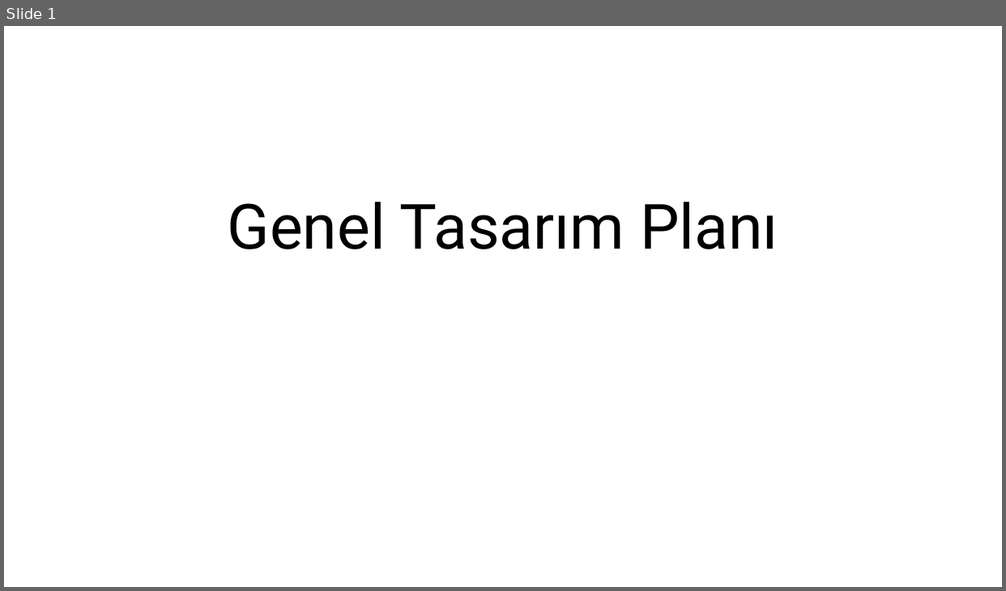
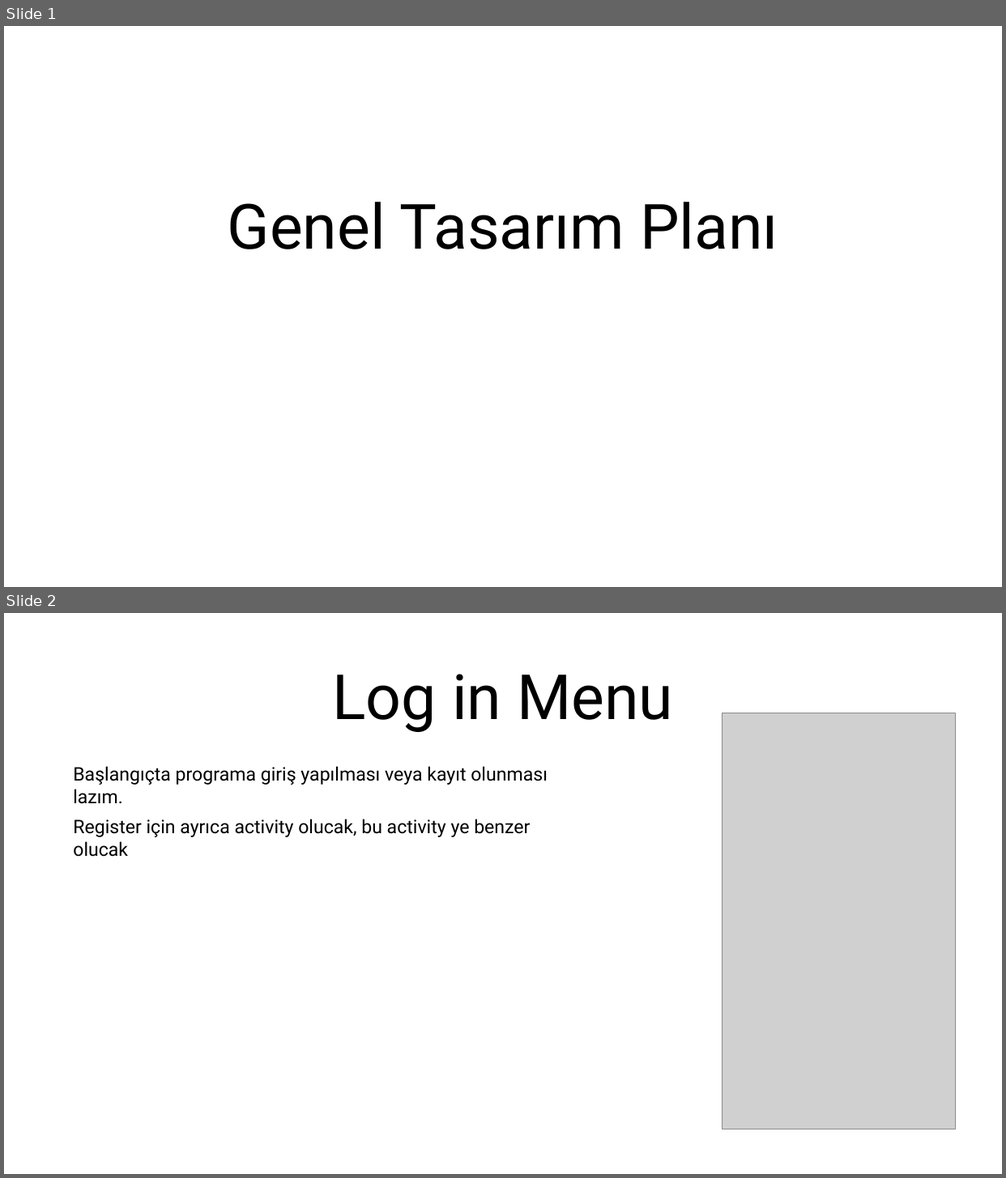
Before and after one commit to ekrem-sever/AdvancedProgrammingProject, a slide deck: Tasarım.pptx. Shown one above the other, each under a label of ours: slide 1 before the commit, slides 1 and 2 after it. The pictures are 1006x591 and 1006x1178 pixels, drawn with LibreOffice and Linux fonts; fonts in the diff are those of the drawing; grey boxes stand for pictures. Boxes give left, top, right and bottom in pixels: in the first picture for what was removed or moved away, otherwise in the second. Text is boxed around its words. In the diff, an @@ line names an element or a change of style, - is before the commit and + after.

```diff
--- a/Tasarım.pptx
+++ b/Tasarım.pptx
@@ slide 2 added at (4,613,1002,1174), background #FFFFFF @@
@@ title added at (332,674,673,732), 60 pt, text #000000 @@
+Log in Menu
@@ picture added at (722,713,956,1129) @@
@@ text added at (73,766,548,804), 18 pt, text #000000 @@
+Başlangıçta programa giriş yapılması veya kayıt olunması lazım.
@@ text added at (73,819,530,837), 18 pt, text #000000 @@
+Register için ayrıca activity olucak, bu activity ye benzer olucak
```
Also in this commit, not shown: 1 slide changed, 1 other slide added.
